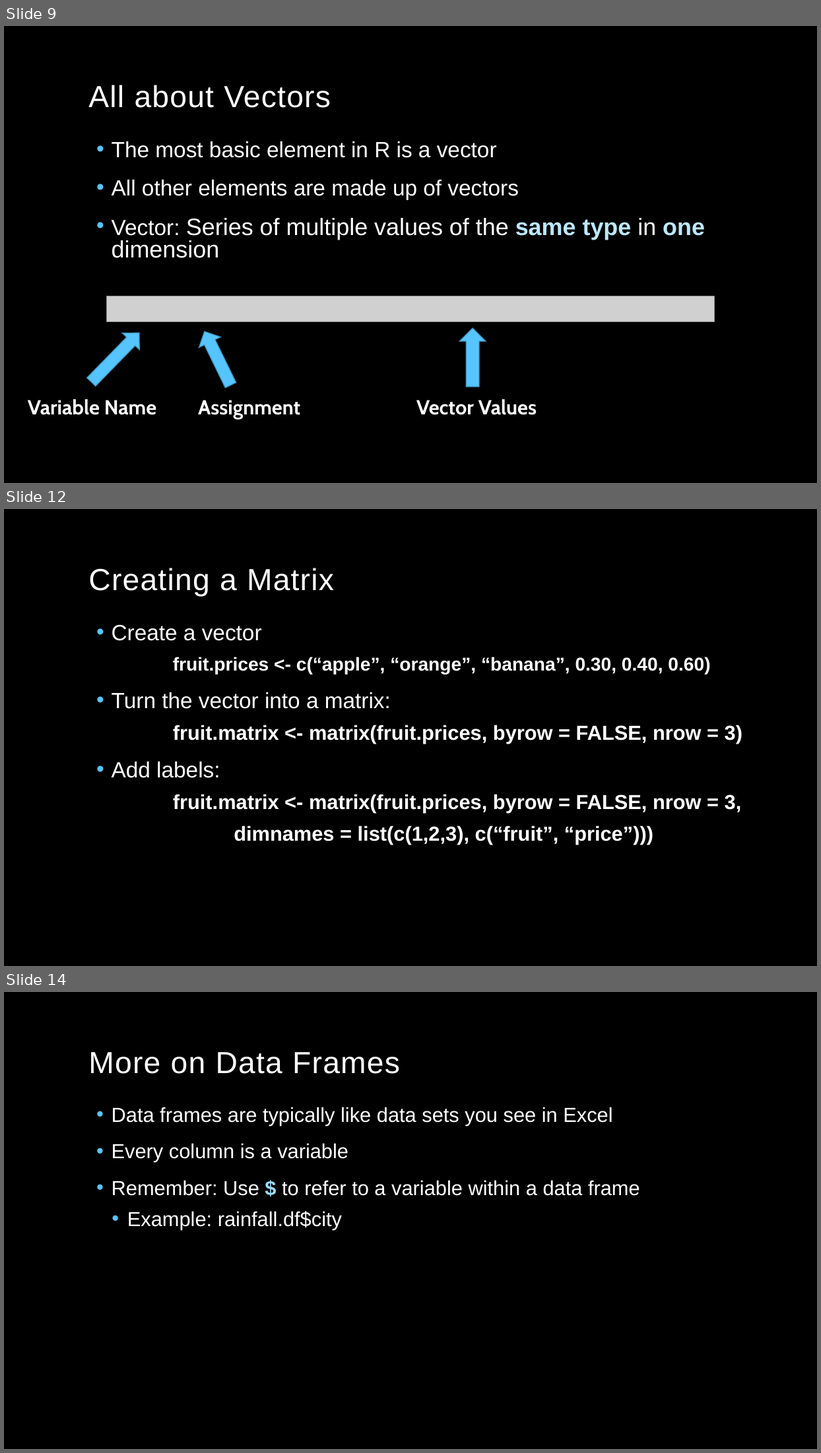
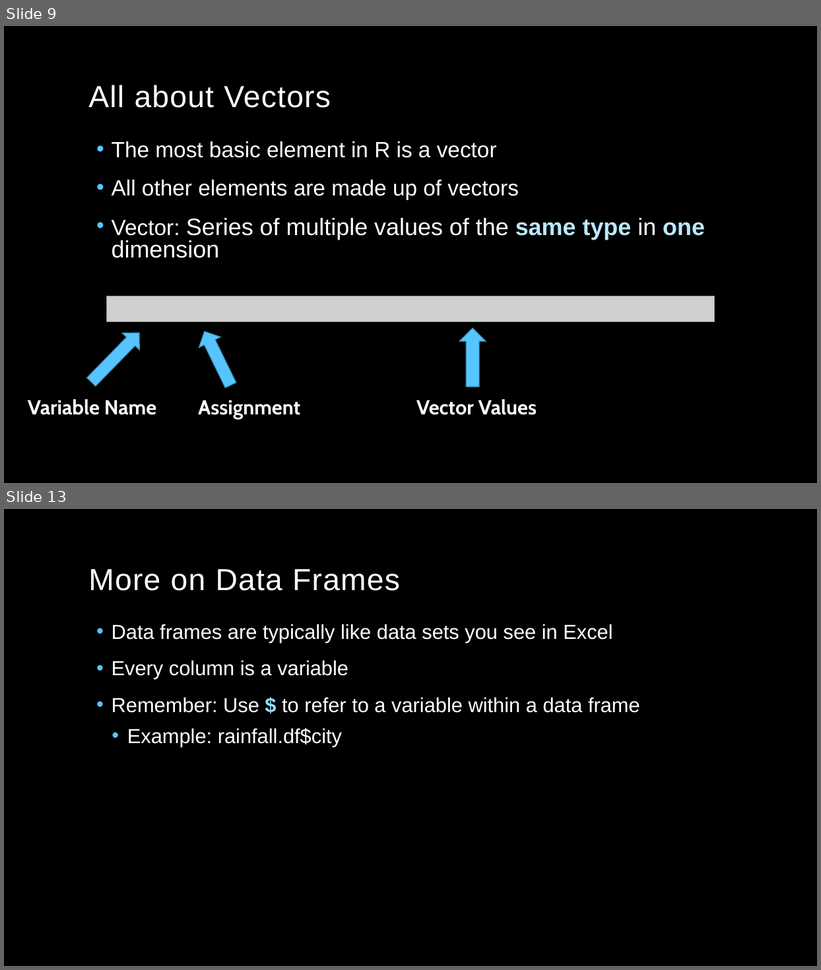
Before and after one commit to kelsey-huntzberry/Intro_R, a slide deck: Class2/IntroR_Class2_Presentation.pptx. Shown one above the other, each under a label of ours: slides 9, 12 and 14 before the commit, slides 9 and 13 after it; the slides between them are not shown. The pictures are 821x1453 and 821x970 pixels, drawn with LibreOffice and Linux fonts; fonts in the diff are those of the drawing; grey boxes stand for pictures; background and template pictures are left out. Boxes give left, top, right and bottom in pixels: in the first picture for what was removed or moved away, otherwise in the second. Text is boxed around its words. In the diff, an @@ line names an element or a change of style, - is before the commit and + after.

```diff
--- a/Class2/IntroR_Class2_Presentation.pptx
+++ b/Class2/IntroR_Class2_Presentation.pptx
@@ slide 12 removed at (x1=4, y1=509, x2=817, y2=966), background picture (left out) @@
@@ title removed at (x1=88, y1=568, x2=334, y2=597) @@
-Creating a Matrix
@@ text removed at (x1=112, y1=625, x2=743, y2=844) @@
-• Create a vector
-  fruit.prices <- c(“apple”, “orange”, “banana”, 0.30, 0.40, 0.60)
-• Turn the vector into a matrix:
-  fruit.matrix <- matrix(fruit.prices, byrow = FALSE, nrow = 3)
-• Add labels:
-  fruit.matrix <- matrix(fruit.prices, byrow = FALSE, nrow = 3,
-  dimnames = list(c(1,2,3), c(“fruit”, “price”)))
@@ what was slide 14 is now slide 13 @@
```
Also in this commit, not shown: 4 slides changed.
